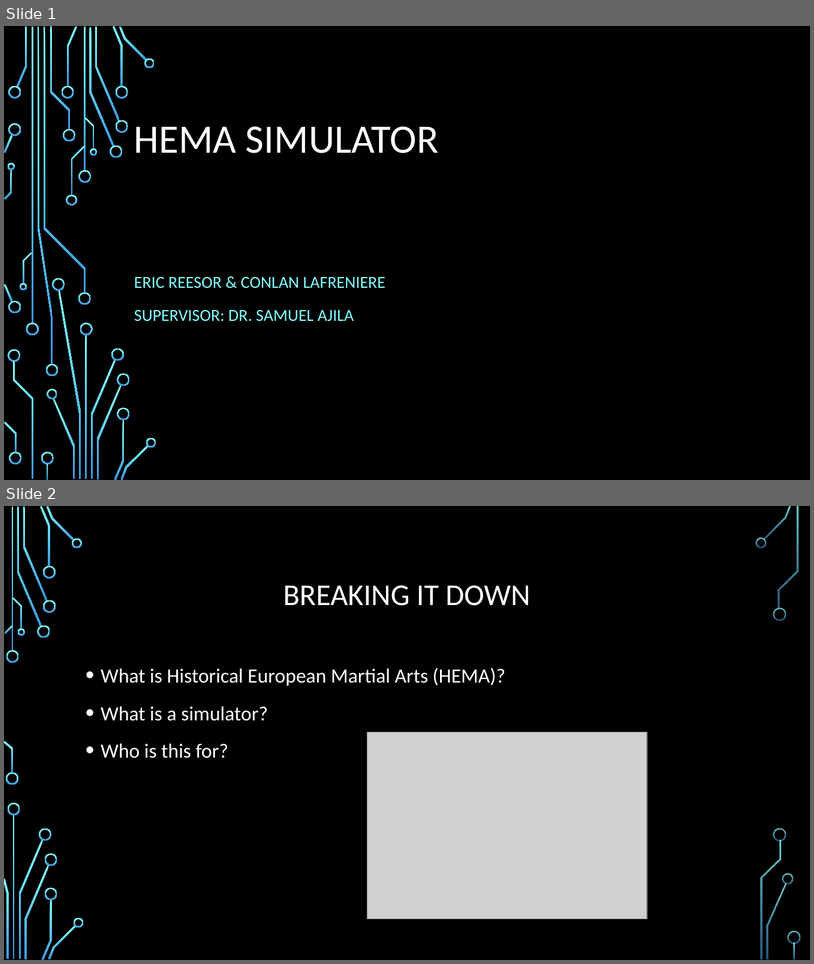
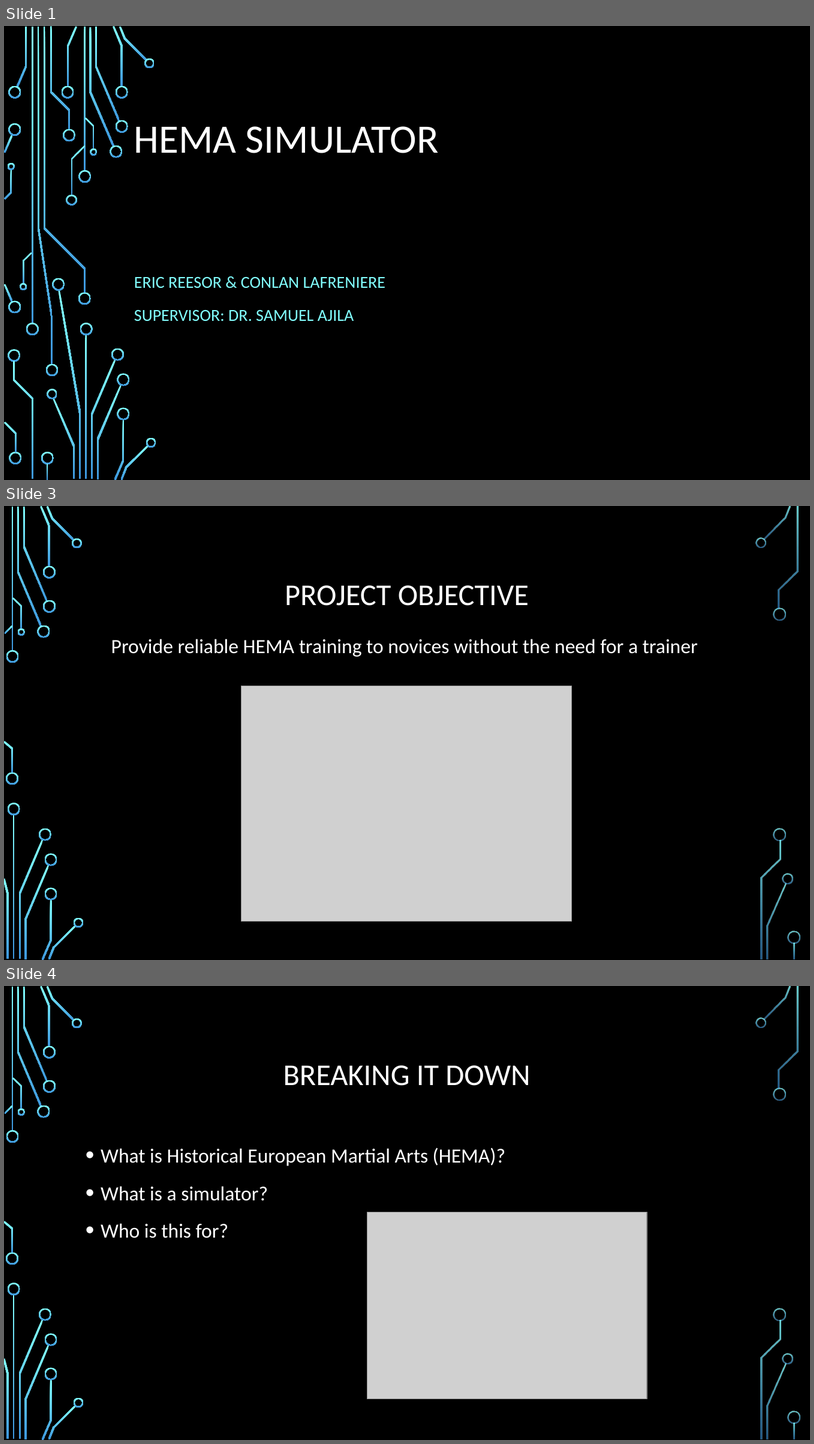
Before and after one commit to TechDevTom/HEMAUnityScripts, a slide deck: Documentation/Presentation.pptx. Shown one above the other, each under a label of ours: slides 1 and 2 before the commit, slides 1, 3 and 4 after it; the slides between them are not shown. The pictures are 814x964 and 814x1444 pixels, drawn with LibreOffice and Linux fonts; fonts in the diff are those of the drawing; grey boxes stand for pictures; background and template pictures are left out. Boxes give left, top, right and bottom in pixels: in the first picture for what was removed or moved away, otherwise in the second. Text is boxed around its words. In the diff, an @@ line names an element or a change of style, - is before the commit and + after.

Commit message:
Presentation slides updated as per the Jan 22nd project meeting

```diff
--- a/Documentation/Presentation.pptx
+++ b/Documentation/Presentation.pptx
@@ slide 3 added at (4, 506, 810, 960), background picture (left out); not listed: 36 template elements that a slide beside it also shows @@
@@ title added at (285, 585, 529, 606), 36 pt, text #FFFFFF @@
+PROJECT OBJECTIVE
@@ text added at (111, 639, 698, 657), 24 pt, text #FFFFFF @@
+Provide reliable HEMA training to novices without the need for a trainer
@@ picture added at (242, 685, 573, 921) @@
@@ what was slide 2 is now slide 4 @@
```
Also in this commit, not shown: 2 slides changed, 7 other slides added, 1 slide removed.
